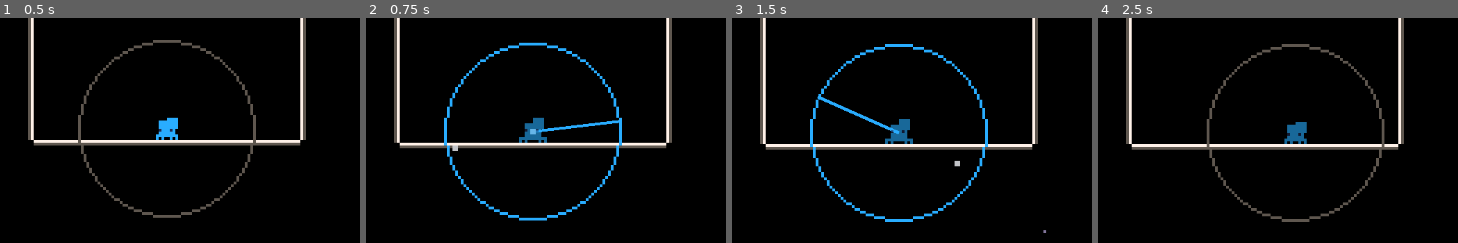
Above: before the commit, frames 1-4 (left to right).
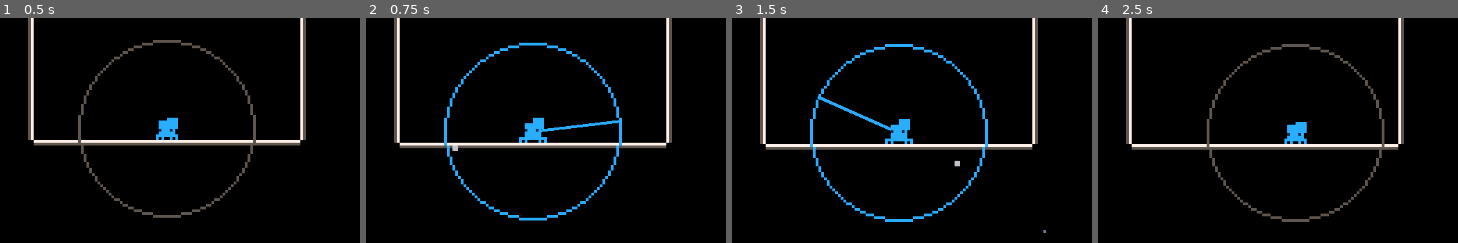
Above: after the commit, the same moments.

Repository: Flamenccio/spider-jump
Game: Godot game, scene res://scenes/game.tscn
Two runs of this game, one before a commit and one after it. Both use one fixed random seed, a clock stepped at 60 frames per second and the inputs below. The engine's default icon, where the game draws it, is replaced by a stand-in: a white triangle on a blue panel in a dark square.
Inputs (mouse positions are % of the whole screen's width and height, from its top left):
- Up to frame 1 (0.5 s): no input
- Up to frame 2 (0.75 s): tap Enter at 0.5 s; move the mouse to (75, 45) at 0.52 s; press the mouse at (75, 45) at 0.53 s; hold D (move_right) from 0.53 s (still down)
- Up to frame 3 (1.5 s): release D (move_right) at 1.25 s; release the mouse at (75, 45) at 1.25 s; drag from (28, 55) to (51, 8) at 1.27 s
- Up to frame 4 (2.5 s): move the mouse to (62, 28) at 2.02 s; hold D (move_right) from 2.03 s (still down); tap Delete at 2.1 s
The pictures show only the part of the screen within x 27-77%, y 24-74%; the shares and areas given below are measured in that part.

Frame 1 is identical in both runs. In frame 2, 0.5% of the frame differs, in the area x 42-51%, y 44-56%; in frame 3, 0.5%; in frame 4, 0.5%.

Commit message:
add visual effect when losing powerup and granted temporary invincibility when gaining powerup

Diff:
--- a/resources/flash_particles/danger_flash.tres
+++ b/resources/flash_particles/powerup_loss_flash.tres
@@ -1,47 +1,33 @@
-[gd_resource type="Resource" script_class="SavedFlashParticle" load_steps=11 format=3 uid="uid://c8tbhjhn77v78"]
+[gd_resource type="Resource" script_class="SavedFlashParticle" load_steps=9 format=3 uid="uid://c8tbhjhn77v78"]
 
-[ext_resource type="Script" uid="uid://bgsqdi06rfc2h" path="res://scripts/particles/saved_flash_particle.gd" id="1_jl3cg"]
-[ext_resource type="Texture2D" uid="uid://tfxb3feew6dw" path="res://sprites/danger_flash-Sheet.png" id="1_p1wve"]
-
-[sub_resource type="AtlasTexture" id="AtlasTexture_p1wve"]
-atlas = ExtResource("1_p1wve")
-region = Rect2(0, 0, 128, 128)
+[ext_resource type="Texture2D" uid="uid://tfxb3feew6dw" path="res://sprites/danger_flash-Sheet.png" id="1_7y6qq"]
+[ext_resource type="Script" uid="uid://bgsqdi06rfc2h" path="res://scripts/particles/saved_flash_particle.gd" id="2_mbbvm"]
 
 [sub_resource type="AtlasTexture" id="AtlasTexture_bqsoy"]
-atlas = ExtResource("1_p1wve")
+atlas = ExtResource("1_7y6qq")
 region = Rect2(128, 0, 128, 128)
 
-[sub_resource type="AtlasTexture" id="AtlasTexture_3ubve"]
-atlas = ExtResource("1_p1wve")
-region = Rect2(256, 0, 128, 128)
-
 [sub_resource type="AtlasTexture" id="AtlasTexture_5r1hx"]
-atlas = ExtResource("1_p1wve")
+atlas = ExtResource("1_7y6qq")
 region = Rect2(384, 0, 128, 128)
 
 [sub_resource type="AtlasTexture" id="AtlasTexture_ql5wa"]
-atlas = ExtResource("1_p1wve")
+atlas = ExtResource("1_7y6qq")
 region = Rect2(512, 0, 128, 128)
 
 [sub_resource type="AtlasTexture" id="AtlasTexture_ukt4a"]
-atlas = ExtResource("1_p1wve")
+atlas = ExtResource("1_7y6qq")
 region = Rect2(640, 0, 128, 128)
 
 [sub_resource type="AtlasTexture" id="AtlasTexture_61xn1"]
-atlas = ExtResource("1_p1wve")
+atlas = ExtResource("1_7y6qq")
 region = Rect2(768, 0, 128, 128)
 
 [sub_resource type="SpriteFrames" id="SpriteFrames_a5naf"]
 animations = [{
 "frames": [{
 "duration": 1.0,
-"texture": SubResource("AtlasTexture_p1wve")
-}, {
-"duration": 1.0,
 "texture": SubResource("AtlasTexture_bqsoy")
-}, {
-"duration": 1.0,
-"texture": SubResource("AtlasTexture_3ubve")
 }, {
 "duration": 1.0,
 "texture": SubResource("AtlasTexture_5r1hx")
@@ -57,12 +43,12 @@
 }],
 "loop": false,
 "name": &"default",
-"speed": 12.0
+"speed": 15.0
 }]
 
 [resource]
-script = ExtResource("1_jl3cg")
-particle_name = "danger_flash"
+script = ExtResource("2_mbbvm")
+particle_name = "powerup_loss_flash"
 frames = SubResource("SpriteFrames_a5naf")
 offset = Vector2(0, 0)
 scale = Vector2(1, 1)
--- a/scenes/player.tscn
+++ b/scenes/player.tscn
@@ -772,6 +772,7 @@
 [connection signal="land_on_slip" from="Handlers/GroundHandler" to="StateMachineHandler" method="set_param" binds= ["ground_type", "slip"]]
 [connection signal="leave_ground" from="Handlers/GroundHandler" to="StateMachineHandler/Aim" method="_on_leave_ground"]
 [connection signal="leave_ground" from="Handlers/GroundHandler" to="StateMachineHandler" method="set_param" binds= ["ground_type", "air"]]
+[connection signal="on_powerup_started" from="Handlers/PowerupHandler" to="." method="_start_invincibility" binds= [2.0]]
 [connection signal="powerup_ended" from="Handlers/PowerupHandler" to="." method="_start_invincibility" binds= [3.0]]
 [connection signal="powerup_started" from="Handlers/PowerupHandler" to="Handlers/GroundHandler" method="_on_powerup_started"]
 [connection signal="powerup_started" from="Handlers/PowerupHandler" to="Particles/ParticleEmitter" method="spawn_powerup_flash" unbinds=1]
--- a/scripts/extendable_timer.gd
+++ b/scripts/extendable_timer.gd
@@ -6,7 +6,7 @@
 
 var autostart: bool = false
 var one_shot: bool = false
-var paused: bool = false
+var paused: bool = true
 var wait_time: float = 1.0
 var time_left: float = 0.0
 
--- a/scripts/player/player.gd
+++ b/scripts/player/player.gd
@@ -68,7 +68,7 @@
 
 
 func _on_player_fell(here: Vector2) -> void:
-	_start_invincibility()
+	_start_invincibility(_DEFAULT_INVINCIBILITY_TIME)
 	internal_player_fell.emit(here)
 
 
@@ -80,7 +80,7 @@
 	external_set_safe_spot.emit(pos)
 
 
-func _start_invincibility(time: float = _DEFAULT_INVINCIBILITY_TIME) -> void:
+func _start_invincibility(time: float) -> void:
 	_invincibility_timer.stop()
 	_invincibility_timer.start(time)
 	invincibility_started.emit()
--- a/scripts/powerup_handler.gd
+++ b/scripts/powerup_handler.gd
@@ -1,5 +1,6 @@
 extends Node
 
+signal on_powerup_started()
 signal powerup_started(powerup: String)
 signal powerup_ended()
 
@@ -15,7 +16,7 @@
 # Every time the player contacts a dangerous item under the
 # heavy beetle powerup, deduct this amount of time from the
 # powerup duration.
-const _HEAVY_BEETLE_HURT_TIME_REDUCTION = 1.5
+const _HEAVY_BEETLE_HURT_TIME_REDUCTION = 2.0
 
 var current_powerup: String = ''
 var _powerup_end_queue: Array[Callable]
@@ -26,6 +27,7 @@
 
 
 func _ready() -> void:
+
 	_powerup_timer.timeout.connect(_end_powerups)
 	_powerup_timer.one_shot = true
 	add_child(_powerup_timer)
@@ -44,7 +46,7 @@
 
 
 func _end_powerups() -> void:
-	if current_powerup == ItemIds.NO_POWERUP:
+	if current_powerup == ItemIds.NO_POWERUP or current_powerup == "":
 		return
 	_powerup_timer.stop()
 	powerup_ended.emit()
@@ -55,6 +57,7 @@
 		var p = _powerup_end_queue.pop_front() as Callable
 		p.call()
 	current_powerup = ItemIds.NO_POWERUP
+	GlobalFlashParticleSpawner.spawn_particle("powerup_loss_flash", GameConstants.player.global_position, 0.0)
 
 
 func _handle_powerup(powerup: String) -> void:
@@ -62,6 +65,7 @@
 	# End any existing powerup
 	_end_powerups()
 	powerup_started.emit(powerup)
+	on_powerup_started.emit()
 	PlayerEventBus.powerup_started.emit(powerup)
 	PlayerEventBus.powerup_flash_start.emit()
 	_powerup_flash_timer.start()
